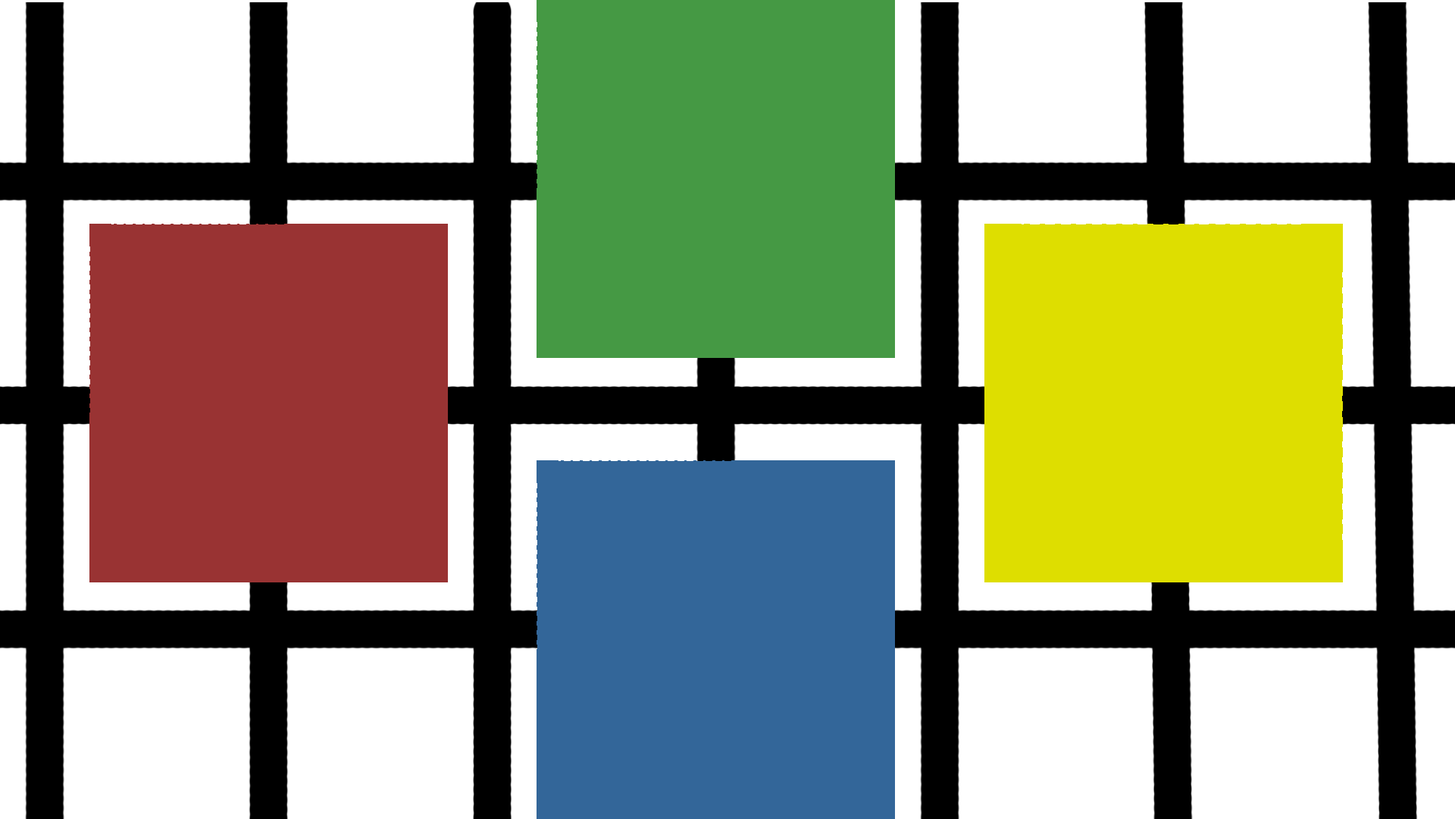
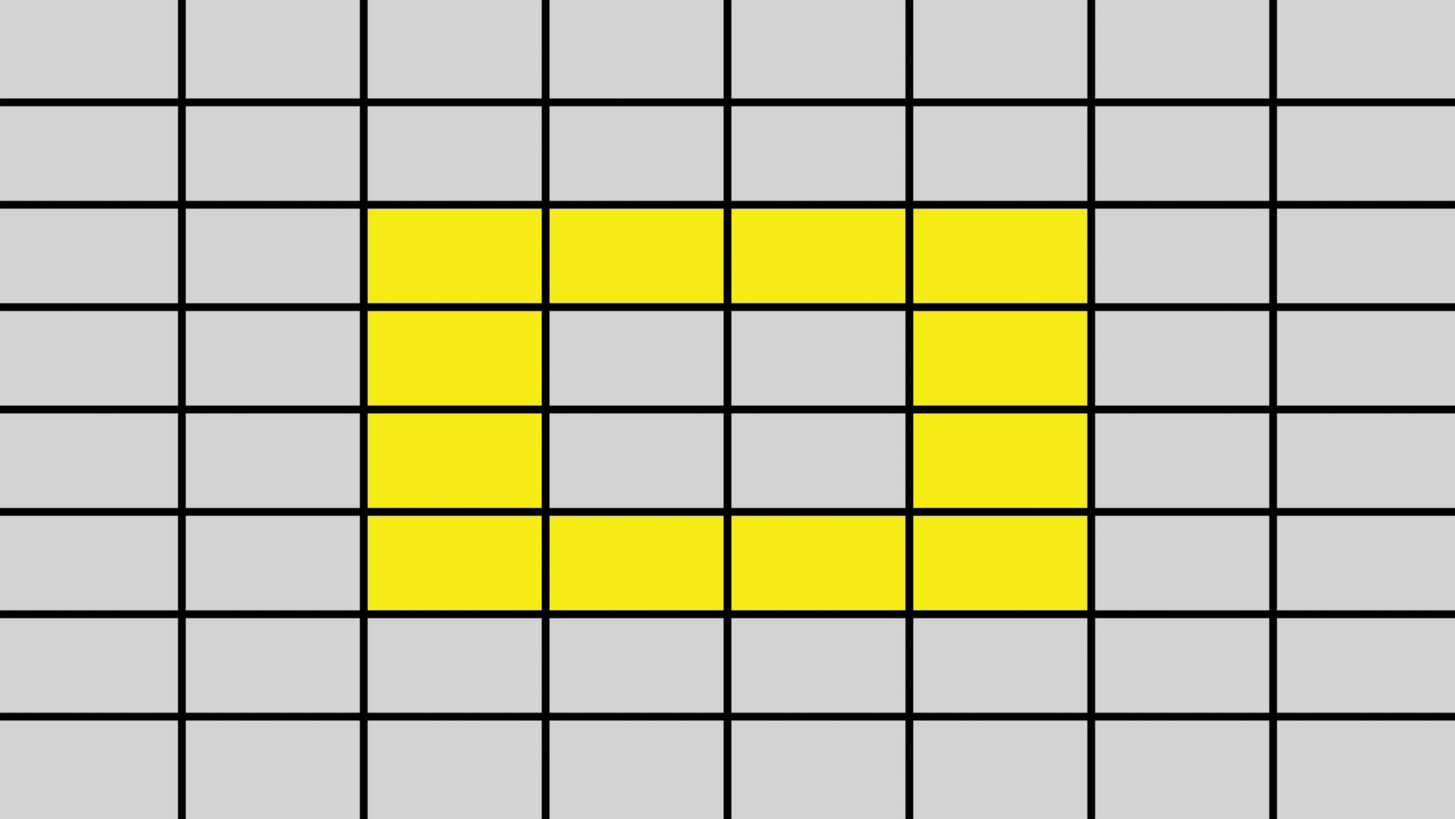
The second w=1455, h=819 image is a revision of the first. Changes to its layers:
moved "Yellow" above "Gray", painted on it over [368, 209, 1344, 610]
removed layer "Grid" over [0, 2, 1455, 819]
removed layer "Background" over [0, 0, 1455, 819]
renamed "Blue" to "Gray", painted on it over [0, 0, 1455, 819]
removed layer "Red" over [89, 223, 448, 583]
removed layer "Green" over [536, 0, 896, 358]
